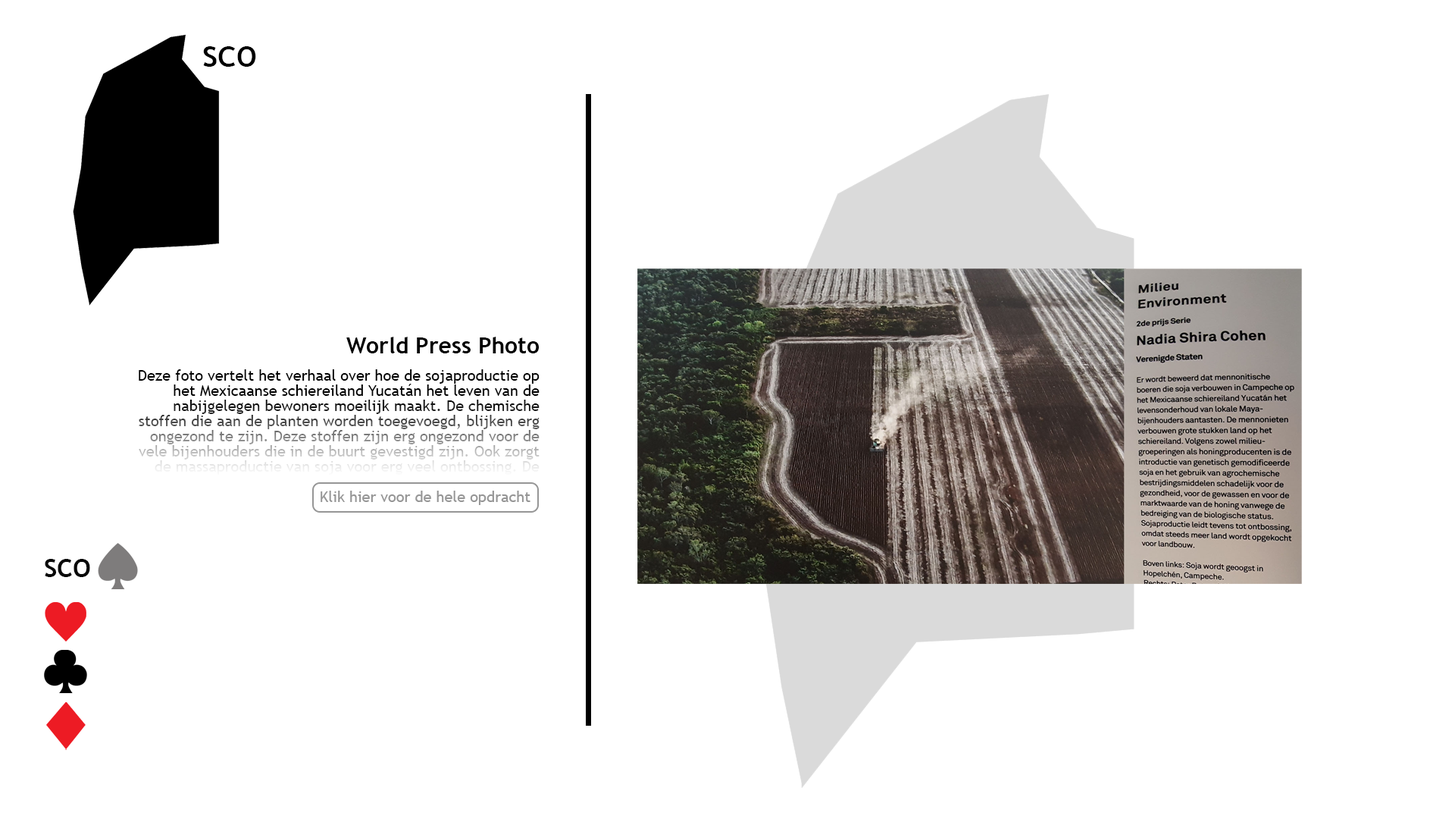
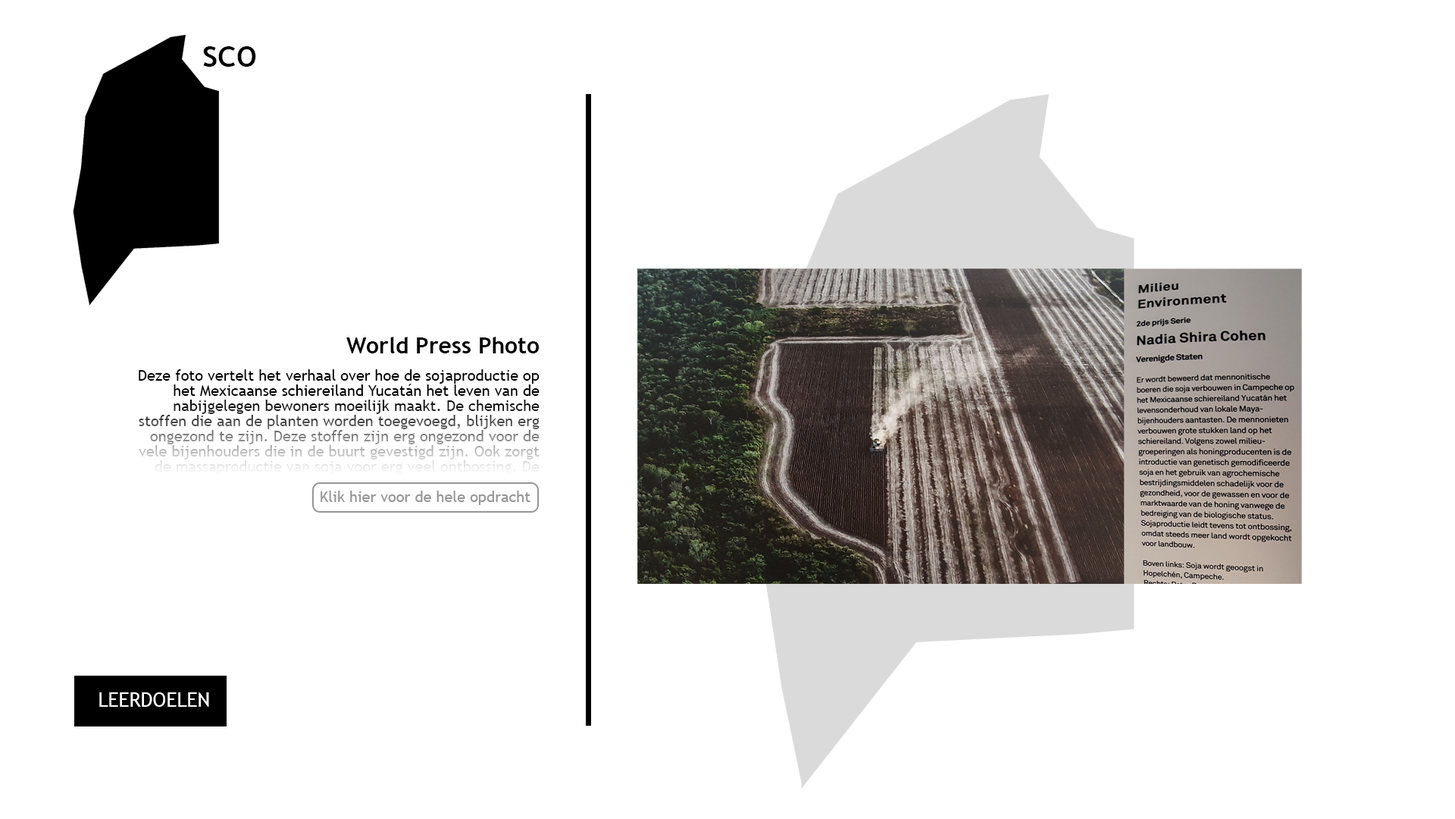
Layer changes from the first 1455 × 819 image to the second:
added layer "LEERDOELEN" above "Rectangle 3" over 99, 692, 210, 707
added layer "Rectangle 3" above "Layer 4" over 74, 675, 227, 727
hid group "Card Suits" (5 layers) over 43, 542, 138, 750
